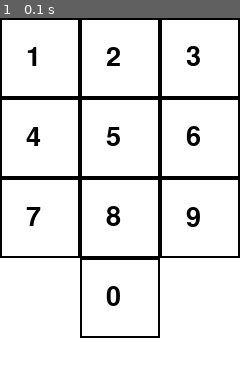
Above: before the commit, frame 1.
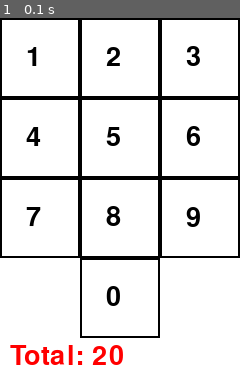
Above: after the commit, the same moment.

Repository: luis-lop-nas/Problemas-Ajedrez
Game: pygame game, started from main.py
The game is run twice, just before and just after one commit, with the same random seed, the same clock (stepped at 60 frames per second) and the same inputs.
Inputs:
- Up to frame 1 (0.1 s): type "1 (at the terminal prompt)" at 0 s

The runs differ from the first frame. In frame 1, 1.2% of the frame differs, in the area x 4-52%, y 90-97%.

Commit message:
cositas varias

Diff:
--- a/visual/caballo_pygame.py
+++ b/visual/caballo_pygame.py
@@ -17,12 +17,14 @@
         self.profundidad = profundidad
         self.BL, self.NE, self.RO = obtener_colores()
         self.ancho = TAM_CASILLA * 3
-        self.alto = TAM_CASILLA * 4 + 40 # espacio para el texto
+        self.alto = TAM_CASILLA * 4 + 40  # espacio adicional para el texto
 
         pygame.init()
+        pygame.font.init()
         self.pantalla = pygame.display.set_mode((self.ancho, self.alto))
         pygame.display.set_caption(f"Movimientos válidos del caballo con {profundidad} paso(s)")
-        self.fuente = pygame.font.SysFont(None, 40)
+        self.fuente = pygame.font.Font(None, 40)
+        assert self.fuente is not None, "⚠️ No se cargó la fuente correctamente"
         self.reloj = pygame.time.Clock()
 
     def dibujar_teclado(self):
@@ -45,9 +47,12 @@
             self.pantalla.fill(self.BL)
             self.dibujar_teclado()
 
+            # Fondo blanco para evitar superposición con el 0
+            pygame.draw.rect(self.pantalla, self.BL, (0, TAM_CASILLA * 4, self.ancho, 40))
+
             # Mostrar el total en pantalla
             texto = self.fuente.render(f"Total: {total}", True, self.RO)
-            self.pantalla.blit(texto, (10, self.alto + 10))  # fuera del área del teclado
+            self.pantalla.blit(texto, (10, TAM_CASILLA * 4 + 5))
 
             pygame.display.flip()
             self.reloj.tick(60)
